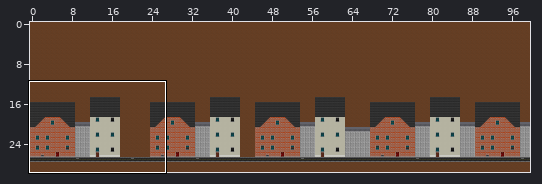
An edit to a level. Tiled map (JSON), assets/tilemaps/maps/soviet.json. Above, an overview of the earlier version with the close-up marked.
Close-up. Earlier state:
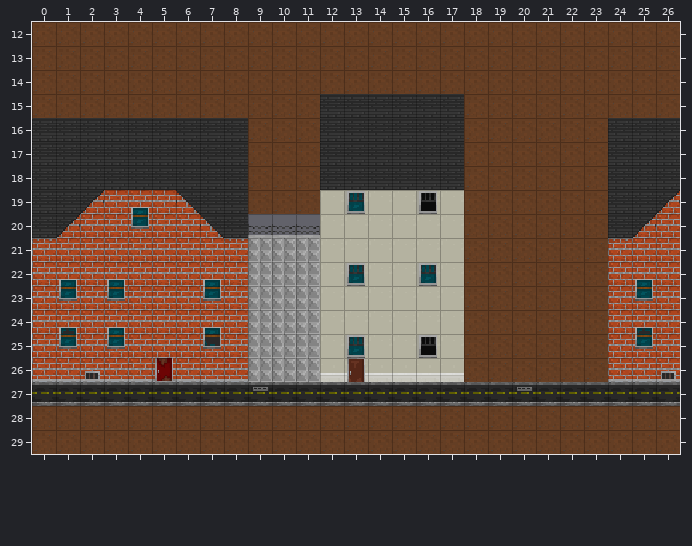
Cells are 16x16 px. Shown: x 0..26, y 12..29. The commit also changed other parts of the map, which this record leaves out.
Now the later version:
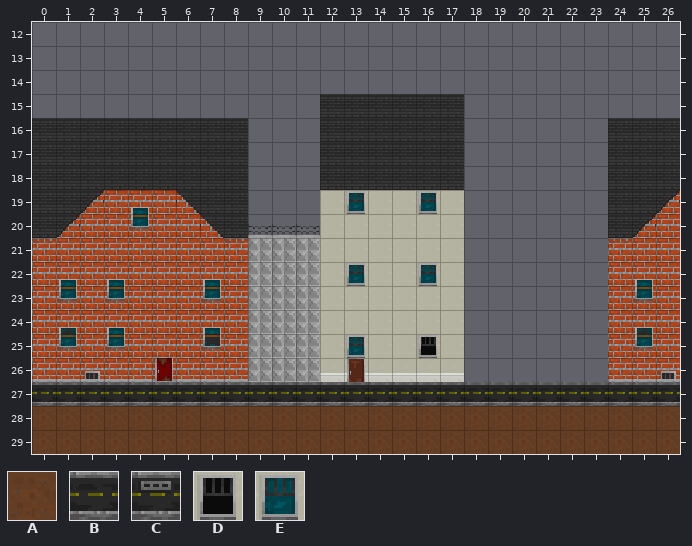
Key: from "Post Soviet": A 3, B 14, C 20, D 23, E 28.
_ is an empty cell.
Tiles of an added or newly shown layer are drawn over the layers below it.
Changes in this commit:
{"where": "layer \"test layer\" (removed)"}
{"y":12,"x":0,"old":"AAAAAAAAAAAAAAAAAAAAAAAAAAA","new":"___________________________"}
{"y":13,"x":0,"old":"AAAAAAAAAAAAAAAAAAAAAAAAAAA","new":"___________________________"}
{"y":14,"x":0,"old":"AAAAAAAAAAAAAAAAAAAAAAAAAAA","new":"___________________________"}
{"y":15,"x":0,"old":"AAAAAAAAAAAA","new":"____________"}
{"y":15,"x":18,"old":"AAAAAAAAA","new":"_________"}
{"y":16,"x":9,"old":"AAA","new":"___"}
{"y":16,"x":18,"old":"AAAAAA","new":"______"}
{"y":17,"x":9,"old":"AAA","new":"___"}
{"y":17,"x":18,"old":"AAAAAA","new":"______"}
{"y":18,"x":9,"old":"AAA","new":"___"}
{"y":18,"x":18,"old":"AAAAAA","new":"______"}
{"y":19,"x":9,"old":"AAA","new":"___"}
{"y":19,"x":16,"old":"D","new":"_"}
{"y":19,"x":18,"old":"AAAAAA","new":"______"}
{"y":20,"x":18,"old":"AAAAAA","new":"______"}
{"y":21,"x":18,"old":"AAAAAA","new":"______"}
{"y":22,"x":18,"old":"AAAAAA","new":"______"}
{"y":23,"x":18,"old":"AAAAAA","new":"______"}
{"y":24,"x":18,"old":"AAAAAA","new":"______"}
{"y":25,"x":18,"old":"AAAAAA","new":"______"}
{"y":26,"x":18,"old":"AAAAAA","new":"______"}
{"y":27,"x":9,"old":"C","new":"_"}
{"y":27,"x":20,"old":"C","new":"_"}
{"where": "layer \"background\" (added)"}
{"y":19,"x":16,"old":"_","new":"E"}
{"y":27,"x":9,"old":"_","new":"B"}
{"y":27,"x":20,"old":"_","new":"B"}
{"label":"changed","picture_box":[32,22,680,391]}
